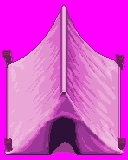
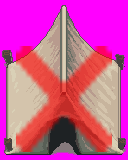
The second (128, 160) image is a revision of the first. Changes to its layers:
"Layer 1": opacity 50% → 60%, blend overlay → normal, painted on it over 2, 5, 126, 155
